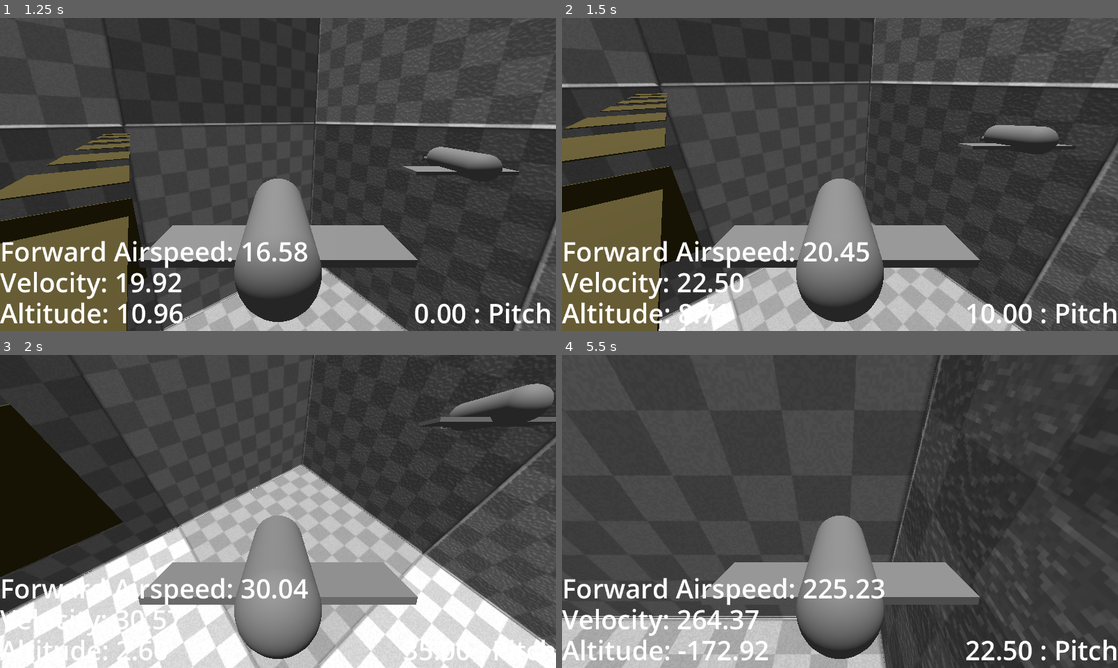
Above: before the commit, frames 1-4 (two rows, left to right).
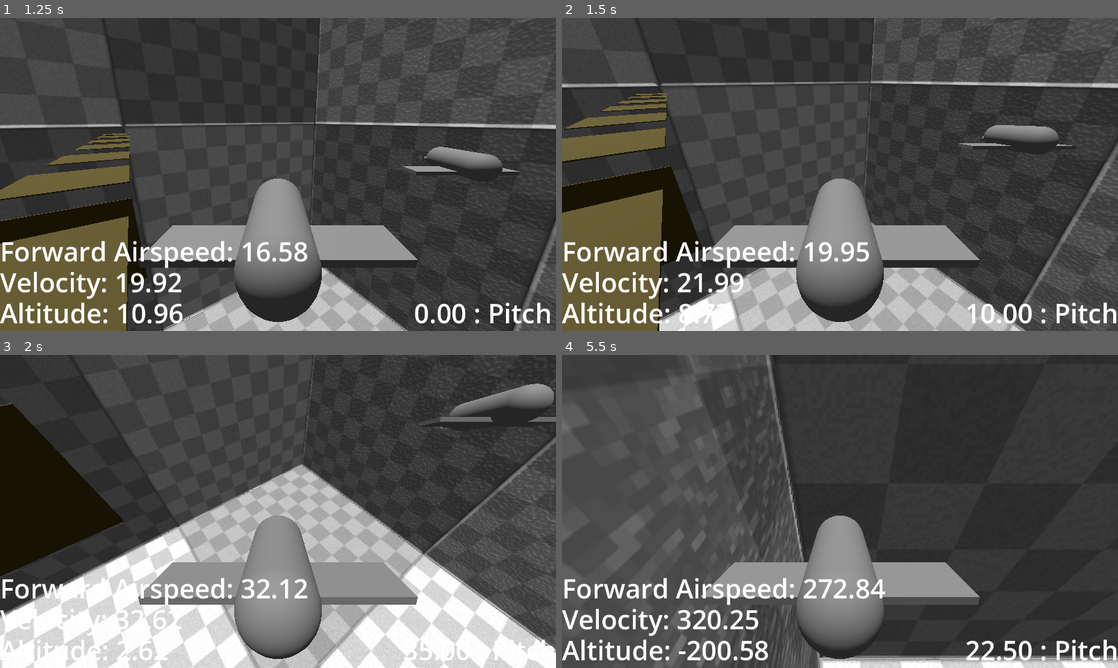
Above: after the commit, the same moments.

Repository: BeegFloppa15/Project_Airdrifter
Game: Godot game, scene res://testing_scene_1.tscn
Two runs of this game, one before a commit and one after it. Both use one fixed random seed, a clock stepped at 60 frames per second and the inputs below.
Inputs:
- Up to frame 1 (1.25 s): hold D (bank_right) from 0.53 s (still down)
- Up to frame 2 (1.5 s): release D (bank_right) at 1.28 s; hold W (pitch_down) from 1.28 s (still down)
- Up to frame 3 (2 s): keep holding W (pitch_down)
- Up to frame 4 (5.5 s): release W (pitch_down) at 2.03 s; hold D (bank_right) 2.03-2.78 s; hold S (pitch_up) 2.78-3.53 s; hold A (bank_left) 3.53-5.03 s; hold W (pitch_down) from 5.03 s (still down)

Frame 1 is identical in both runs. In frame 2, 0.5% of the frame differs, in the area x 0-82%, y 4-100%; in frame 3, 0.6%; in frame 4, 16%, in the area x 0-100%, y 0-100%.

Commit message:
Fixed minimum speed thing on glider

Diff:
--- a/airdrifter-v1/Gliders/glider_v_1.tscn
+++ b/airdrifter-v1/Gliders/glider_v_1.tscn
@@ -8,8 +8,8 @@
 
 [sub_resource type="Curve" id="Curve_fv0t4"]
 _limits = [-1.0, 1.0, -1.0, 1.0]
-_data = [Vector2(-1, 1), 0.0, 0.0, 0, 0, Vector2(1, -1), 0.0, 0.0, 0, 0]
-point_count = 2
+_data = [Vector2(-1, 1), 0.0, -0.407153, 0, 0, Vector2(0, 0), -2.98579, -2.98579, 0, 0, Vector2(1, -1), -0.790634, 0.0, 0, 0]
+point_count = 3
 
 [sub_resource type="BoxMesh" id="BoxMesh_5gnin"]
 size = Vector3(1, 0.135, 4)
@@ -34,7 +34,6 @@
 linear_damp_mode = 1
 script = ExtResource("1_fv0t4")
 angle_acceleration_curve = SubResource("Curve_fv0t4")
-minimum_speed = 200.0
 
 [node name="Mesh" type="Node3D" parent="."]
 
--- a/airdrifter-v1/Scripts/Elytra_Glider.gd
+++ b/airdrifter-v1/Scripts/Elytra_Glider.gd
@@ -37,10 +37,14 @@
 	if acceleration < 0:
 		acceleration *= -1.0
 
-	# Applying the force just a few degrees upwards from flat
-	#var force_dir = forward_dir.rotated((global_transform.basis * Vector3(-1, 0, 0)).normalized(), deg_to_rad(5))
-
-	apply_central_force(forward_dir * max(acceleration, minimum_speed))
+	# If acceleration is lower than some minimum speed, push the plane HORIZONTALLY forward by the min speed
+	if acceleration < minimum_speed:
+		var bruh_vector = forward_dir
+		bruh_vector.y = 0
+		apply_central_force(bruh_vector * minimum_speed * 4)
+	# Otherwise, just push the plane forward horz and vert
+	else:
+		apply_central_force(forward_dir * acceleration)
 
 	forward_velocity = linear_velocity.project(forward_dir)
 	apply_central_force(find_lift(forward_velocity))
